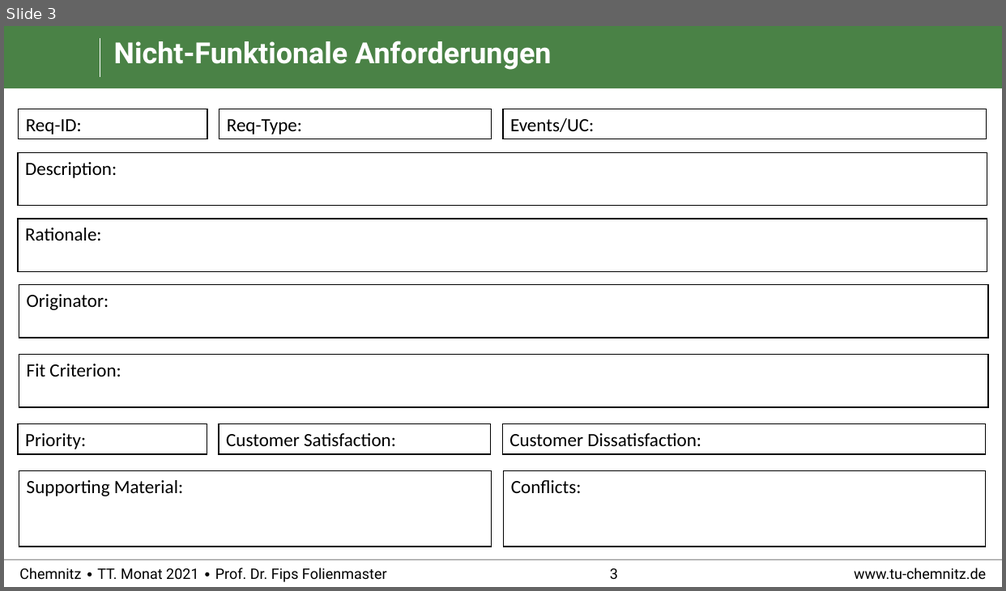
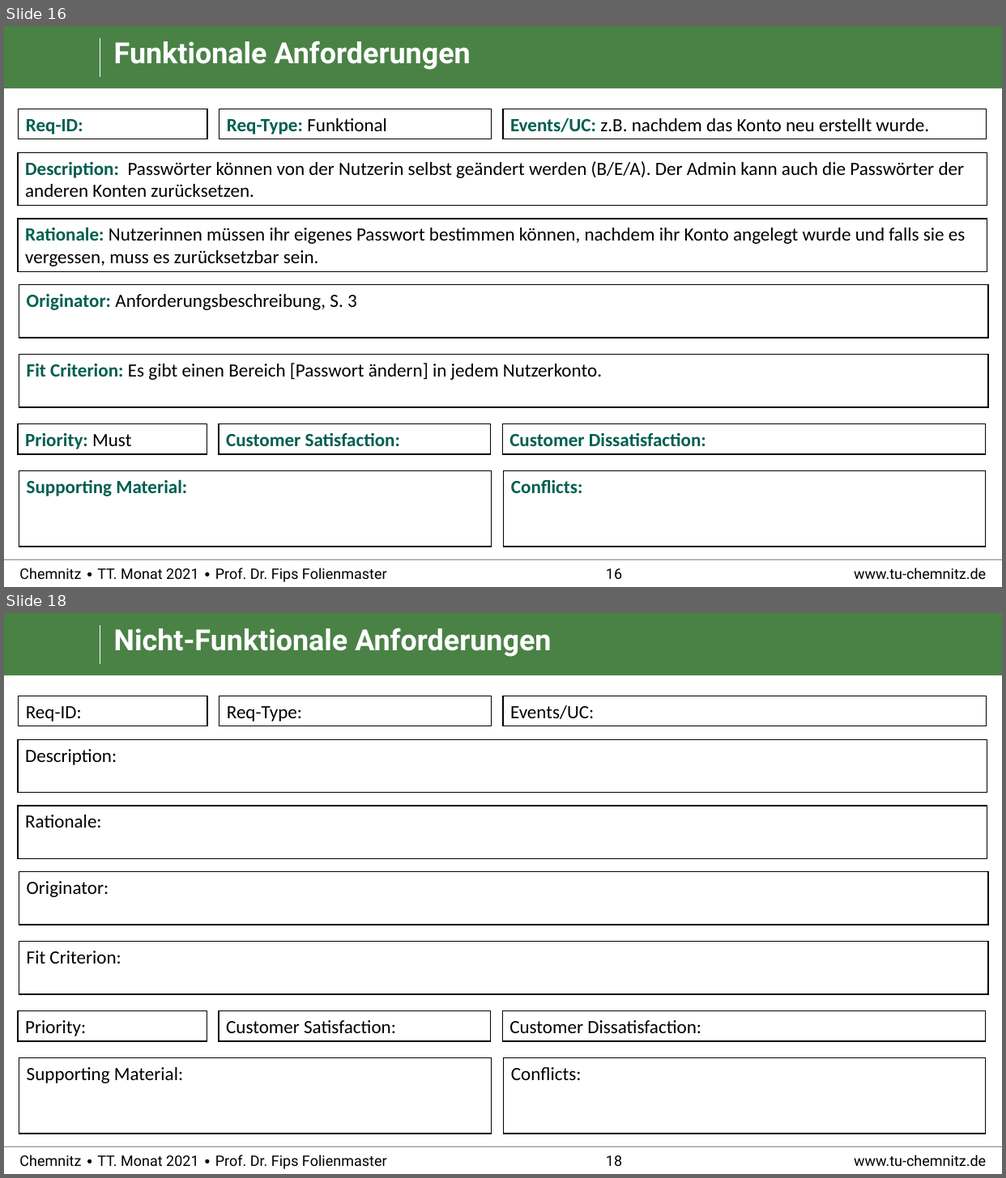
Before and after one commit to RealBiggerBo/Softwaretechnik, a slide deck: SnowCards_Requirements.pptx. Shown one above the other, each under a label of ours: slide 3 before the commit, slides 16 and 18 after it; the slides between them are not shown. The pictures are 1006x591 and 1006x1178 pixels, drawn with LibreOffice and Linux fonts; fonts in the diff are those of the drawing; background and template pictures are left out. Boxes give left, top, right and bottom in pixels: in the first picture for what was removed or moved away, otherwise in the second. Text is boxed around its words. In the diff, an @@ line names an element or a change of style, - is before the commit and + after.

```diff
--- a/SnowCards_Requirements.pptx
+++ b/SnowCards_Requirements.pptx
@@ slide 16 added at (4, 26, 1002, 587), background #FFFFFF; not listed: 6 template elements that a slide beside it also shows @@
@@ title added at (114, 41, 471, 70), 28 pt, text #FFFFFF, bold @@
+Funktionale Anforderungen
@@ rectangle added at (19, 109, 207, 139), fill #FFFFFF, outline #000000 1 pt, 18 pt, text #005F50, bold @@
+Req-ID:
@@ rectangle added at (219, 109, 492, 139), fill #FFFFFF, outline #000000 1 pt, 18 pt, text #000000 @@
+Req-Type: Funktional
@@ rectangle added at (503, 109, 987, 139), fill #FFFFFF, outline #000000 1 pt, 18 pt, text #000000 @@
+Events/UC: z.B. nachdem das Konto neu erstellt wurde.
@@ group added at (18, 152, 988, 408): 4 rectangles @@
+Description: Passwörter können von der Nutzerin selbst geändert werden (B/E/A). Der Admin kann auch die Passwörter der anderen Konten zurücksetzen.
+Rationale: Nutzerinnen müssen ihr eigenes Passwort bestimmen können, nachdem ihr Konto angelegt wurde und falls sie es vergessen, muss es zurücksetzbar sein.
+Originator: Anforderungsbeschreibung, S. 3
+Fit Criterion: Es gibt einen Bereich [Passwort ändern] in jedem Nutzerkonto.
@@ rectangle added at (18, 425, 206, 454), fill #FFFFFF, outline #000000 1 pt, 18 pt, text #005F50, bold @@
+Priority: Must
@@ rectangle added at (219, 425, 491, 454), fill #FFFFFF, outline #000000 1 pt, 18 pt, text #005F50, bold @@
+Customer Satisfaction:
@@ rectangle added at (503, 425, 987, 454), fill #FFFFFF, outline #000000 1 pt, 18 pt, text #005F50, bold @@
+Customer Dissatisfaction:
@@ rectangle added at (19, 472, 492, 547), fill #FFFFFF, outline #000000 1 pt, 18 pt, text #005F50, bold @@
+Supporting Material:
@@ rectangle added at (504, 472, 987, 547), fill #FFFFFF, outline #000000 1 pt, 18 pt, text #005F50, bold @@
+Conflicts:
@@ what was slide 3 is now slide 18 @@
@@ page number at (606, 1156, 622, 1166): text changed @@
-3
+18
```
Also in this commit, not shown: 1 slide changed, 14 other slides added.
